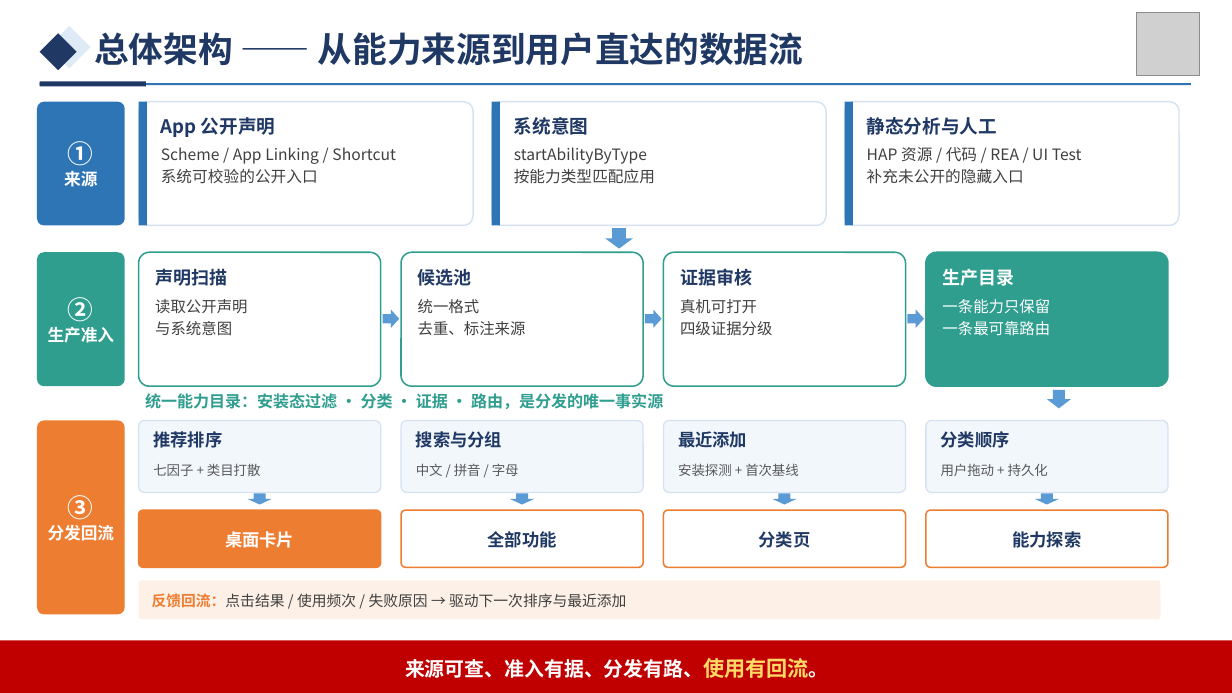
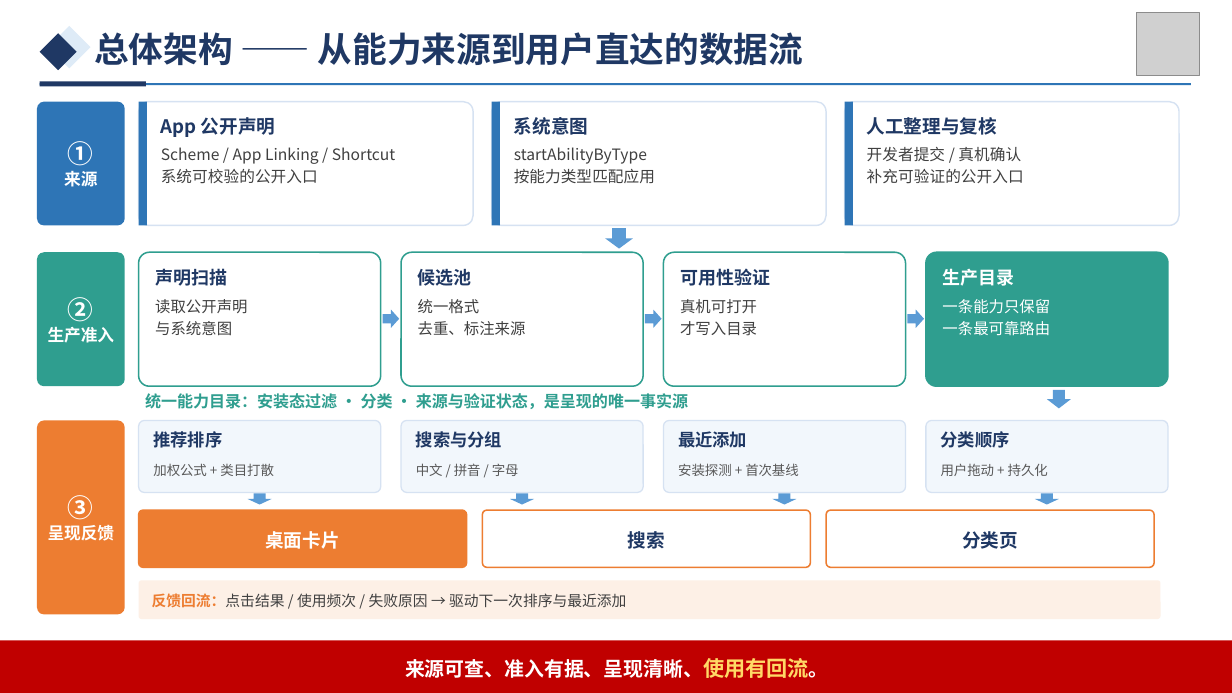
Before and after one commit to growvv/stargate, a slide deck: slide 6 of submission/StarGate_答辩PPT.pptx (slide 7 before the commit). Drawn at 1232x693 pixels with LibreOffice and Linux fonts; fonts in the diff are those of the drawing; grey boxes stand for pictures. Boxes give left, top, right and bottom in pixels: in the first picture for what was removed or moved away, otherwise in the second. Text is boxed around its words. In the diff, an @@ line names an element or a change of style, - is before the commit and + after.

```diff
--- a/submission/StarGate_答辩PPT.pptx
+++ b/submission/StarGate_答辩PPT.pptx
@@ text at (x1=867, y1=117, x2=997, y2=135): text changed @@
-静态分析与人工
+人工整理与复核
@@ text at (x1=867, y1=147, x2=1024, y2=184): text changed @@
-HAP 资源 / 代码 / REA / UI Test
-补充未公开的隐藏入口
+开发者提交 / 真机确认
+补充可验证的公开入口
@@ text at (x1=680, y1=268, x2=770, y2=286): text changed @@
-证据审核
+可用性验证
@@ text at (x1=680, y1=299, x2=757, y2=336): text changed @@
-真机可打开
-四级证据分级
+真机可打开
+才写入目录
@@ text at (x1=145, y1=393, x2=688, y2=409): text changed @@
-统一能力目录：安装态过滤 · 分类 · 证据 · 路由，是分发的唯一事实源
+统一能力目录：安装态过滤 · 分类 · 来源与验证状态，是呈现的唯一事实源
@@ text at (x1=153, y1=463, x2=274, y2=476): text changed @@
-七因子 + 类目打散
+加权公式 + 类目打散
@@ text at (x1=48, y1=525, x2=115, y2=541): text changed @@
-分发回流
+呈现反馈
@@ text "桌面卡片" at (x1=265, y1=531, x2=340, y2=549): size 13.5 to 14.5 pt @@
@@ rounded rectangle resized from (x1=139, y1=510, x2=381, y2=567) to (x1=139, y1=510, x2=467, y2=567) @@
@@ rounded rectangle resized from (x1=401, y1=510, x2=643, y2=567) to (x1=482, y1=510, x2=811, y2=567) @@
@@ text at (x1=628, y1=528, x2=665, y2=553): text changed; size 13.5 to 14.5 pt @@
-全部功能
+搜索
@@ text "分类页" at (x1=962, y1=531, x2=1018, y2=549): size 13.5 to 14.5 pt @@
@@ text "分类页" moved from (x1=759, y1=531, x2=811, y2=548) to (x1=962, y1=531, x2=1018, y2=549) @@
@@ rounded rectangle resized from (x1=664, y1=510, x2=906, y2=567) to (x1=826, y1=510, x2=1154, y2=567) @@
@@ rounded rectangle removed at (x1=926, y1=510, x2=1168, y2=567) @@
@@ text removed at (x1=1012, y1=531, x2=1081, y2=548) @@
-能力探索
@@ text at (x1=405, y1=658, x2=829, y2=678): text changed @@
-来源可查、准入有据、分发有路、使用有回流。
+来源可查、准入有据、呈现清晰、使用有回流。
```
Also in this commit, not shown: 9 other slides changed, 1 slide added, 2 slides removed, 51 other files.
